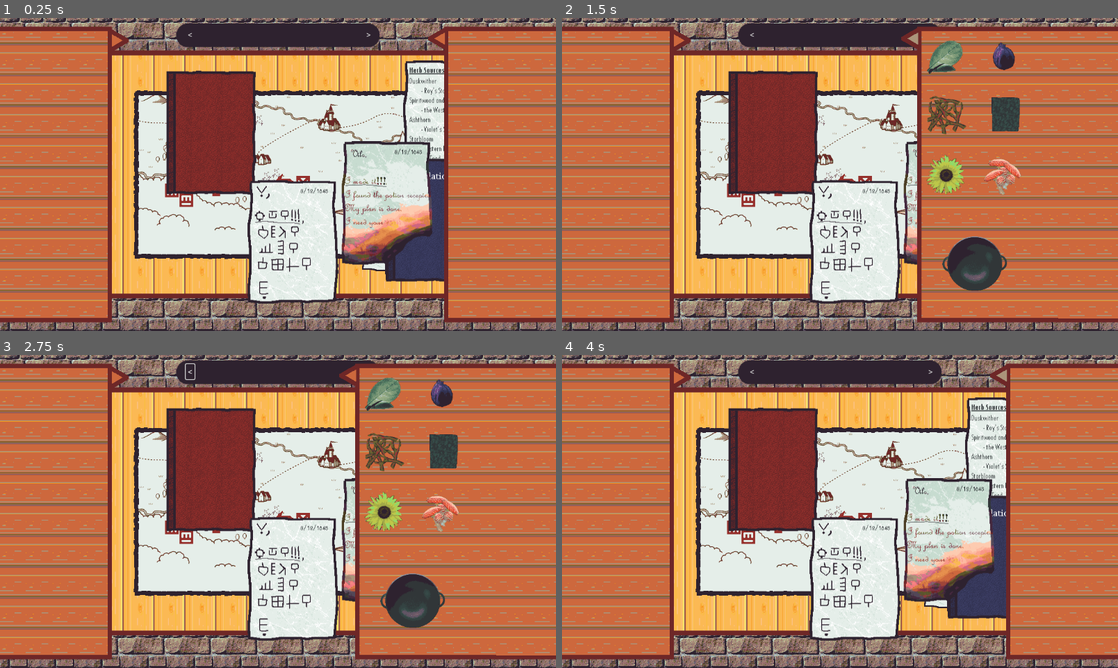
Above: before the commit, frames 1-4 (two rows, left to right).
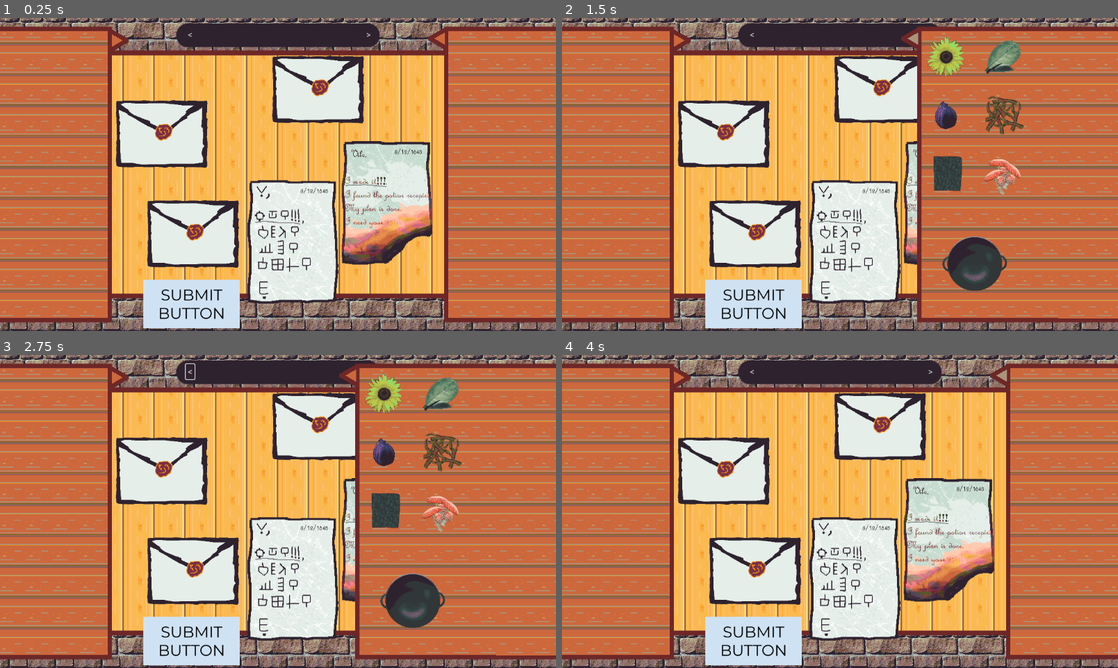
Above: after the commit, the same moments.

Repository: diegofdz333/the-alchemist
Game: Godot game, scene res://scenes/Main.tscn
Same seed, same stepped clock (60 frames per second), same inputs: the game is played once before the commit and once after it.
Inputs (mouse positions are in pixels of both pictures, inside the frame that each line leads up to):
- Up to frame 1 (0.25 s): no input
- Up to frame 2 (1.5 s): click (751, 302) at 0.52 s; click (1001, 39) at 1.27 s
- Up to frame 3 (2.75 s): click "<" at 2 s
- Up to frame 4 (4 s): click ">" at 2.75 s; click (912, 376) at 3.52 s

The runs differ from the first frame. In frame 1, 25% of the frame differs, in the area x 20-80%, y 12-100%; in frame 2, 22%; in frame 3, 22%; in frame 4, 25%.

Commit message:
Add submit button

Diff:
--- a/scenes/Main.tscn
+++ b/scenes/Main.tscn
@@ -1,35 +1,32 @@
-[gd_scene load_steps=32 format=3 uid="uid://de0bxnxrfky8a"]
+[gd_scene load_steps=29 format=3 uid="uid://c6c12xvctpfc2"]
 
 [ext_resource type="Script" path="res://scripts/main.gd" id="1_478tm"]
 [ext_resource type="Script" path="res://scripts/documents_handler.gd" id="1_bl5sq"]
-[ext_resource type="AudioStream" uid="uid://tifoisvalf6e" path="res://assets/music/Botanical Brewery.mp3" id="2_qdvx0"]
 [ext_resource type="Texture2D" uid="uid://ca4vyoeydh6ex" path="res://assets/table.png" id="3_f8pjf"]
 [ext_resource type="Texture2D" uid="uid://ckp7n13l86t17" path="res://assets/documents/unburntLetter.png" id="4_d8ovf"]
 [ext_resource type="Texture2D" uid="uid://bggqqjhi6lura" path="res://assets/bricks.png" id="4_gd8ix"]
 [ext_resource type="Texture2D" uid="uid://cjms1wtsnkkq0" path="res://assets/documents/burntLetter.png" id="5_4eq1o"]
-[ext_resource type="Texture2D" uid="uid://bcrpyddfe1fsw" path="res://assets/plants/ashthorn.png" id="6_0nb7p"]
-[ext_resource type="PackedScene" uid="uid://b5fis15vkrthn" path="res://DocumentMenu.tscn" id="6_lgqyx"]
-[ext_resource type="PackedScene" uid="uid://c2l8r3021bgo0" path="res://scenes/Document.tscn" id="6_sct4c"]
-[ext_resource type="Texture2D" uid="uid://bncrq8qe0wpcu" path="res://assets/documents/book/book-page-0.png" id="7_1wq1i"]
-[ext_resource type="PackedScene" path="res://scenes/Cauldron.tscn" id="7_lg7qs"]
-[ext_resource type="Texture2D" uid="uid://cuxq5d0s5xxe5" path="res://assets/plants/duskwither.png" id="7_ope4d"]
+[ext_resource type="Texture2D" uid="uid://hujnfrc0ntxv" path="res://assets/plants/starbloom.png" id="5_qwc3g"]
+[ext_resource type="Texture2D" uid="uid://bcrpyddfe1fsw" path="res://assets/plants/ashthorn.png" id="6_0fnmv"]
+[ext_resource type="PackedScene" uid="uid://b5fis15vkrthn" path="res://scenes/DocumentMenu.tscn" id="6_lgqyx"]
+[ext_resource type="PackedScene" uid="uid://dml2o4mtpde67" path="res://scenes/Document.tscn" id="6_sct4c"]
+[ext_resource type="Texture2D" path="res://assets/documents/book-page-0.png" id="7_1wq1i"]
+[ext_resource type="PackedScene" uid="uid://b6e5mddcrrd11" path="res://scenes/Cauldron.tscn" id="7_lg7qs"]
+[ext_resource type="Texture2D" uid="uid://cuxq5d0s5xxe5" path="res://assets/plants/duskwither.png" id="7_tvtq5"]
+[ext_resource type="Texture2D" uid="uid://ji4d55cw0bht" path="res://assets/plants/emberroot.png" id="8_6si64"]
 [ext_resource type="Script" path="res://scripts/text_popup.gd" id="8_axhao"]
 [ext_resource type="Texture2D" uid="uid://cdajpqcljhsrr" path="res://assets/textBar.png" id="8_fxjid"]
-[ext_resource type="Texture2D" uid="uid://ji4d55cw0bht" path="res://assets/plants/emberroot.png" id="8_qysd3"]
 [ext_resource type="Script" path="res://scripts/book.gd" id="8_uy8em"]
+[ext_resource type="Texture2D" uid="uid://c4if6jmmbxeda" path="res://assets/plants/spiritwood.png" id="9_jpeod"]
 [ext_resource type="Script" path="res://scripts/book_button.gd" id="9_uv647"]
-[ext_resource type="Texture2D" uid="uid://c4if6jmmbxeda" path="res://assets/plants/spiritwood.png" id="9_ywqqd"]
 [ext_resource type="LabelSettings" uid="uid://dvbui4870kuc" path="res://resources/secret_label_settings.tres" id="10_3cly0"]
-[ext_resource type="Texture2D" uid="uid://b7sijfyusgtg8" path="res://assets/documents/herb-sources.png" id="10_5825u"]
-[ext_resource type="Texture2D" uid="uid://hujnfrc0ntxv" path="res://assets/plants/starbloom.png" id="10_gm714"]
-[ext_resource type="Texture2D" uid="uid://b1xpxyf5vqnbd" path="res://assets/documents/map.png" id="11_553rl"]
-[ext_resource type="Texture2D" uid="uid://ctbpjbhaiqo8r" path="res://assets/plants/walkingtoad.png" id="11_gthcs"]
-[ext_resource type="Texture2D" uid="uid://buxma5mjdp01q" path="res://assets/documents/translations/translations-0.png" id="11_pdu1p"]
-[ext_resource type="Script" path="res://scripts/translation_book.gd" id="12_5014t"]
-[ext_resource type="PackedScene" path="res://scenes/PlantMenu.tscn" id="12_cwajq"]
-[ext_resource type="Texture2D" uid="uid://1tydn0godjno" path="res://assets/documents/note.png" id="12_t862x"]
+[ext_resource type="Texture2D" uid="uid://ctbpjbhaiqo8r" path="res://assets/plants/walkingtoad.png" id="10_g87fe"]
+[ext_resource type="PackedScene" uid="uid://cxfcyyca6olrd" path="res://scenes/PlantMenu.tscn" id="12_cwajq"]
 [ext_resource type="PackedScene" path="res://scenes/Plant.tscn" id="13_m0xuo"]
 [ext_resource type="Script" path="res://scripts/plant_handler.gd" id="16_mql5o"]
+[ext_resource type="Texture2D" uid="uid://c0kt4hkgoxpup" path="res://assets/plants/submit_button.png" id="25_3600f"]
+[ext_resource type="Texture2D" uid="uid://bnihsyae7b7n7" path="res://assets/plants/submit_button_pressed.png" id="26_x7a1b"]
+[ext_resource type="Texture2D" uid="uid://bofam1wm3ml85" path="res://assets/plants/submit_button_hovered.png" id="27_4qboj"]
 
 [sub_resource type="LabelSettings" id="LabelSettings_na3qj"]
 font_size = 22
@@ -39,12 +36,6 @@
 [node name="Main" type="Node2D"]
 script = ExtResource("1_478tm")
 
-[node name="AudioStreamPlayer2D" type="AudioStreamPlayer2D" parent="."]
-position = Vector2(-1, 0)
-stream = ExtResource("2_qdvx0")
-autoplay = true
-parameters/looping = true
-
 [node name="Camera2D" type="Camera2D" parent="."]
 
 [node name="Cauldron" parent="." instance=ExtResource("7_lg7qs")]
@@ -52,47 +43,56 @@
 [node name="Plants" type="Node" parent="."]
 script = ExtResource("16_mql5o")
 
-[node name="Ashthorn" parent="Plants" instance=ExtResource("13_m0xuo")]
+[node name="Plant" parent="Plants" instance=ExtResource("13_m0xuo")]
 position = Vector2(224, -82)
-texture = ExtResource("6_0nb7p")
+texture = ExtResource("5_qwc3g")
 plant_name = "Starbloom"
-small_texture = ExtResource("6_0nb7p")
-
-[node name="Duskwither" parent="Plants" instance=ExtResource("13_m0xuo")]
+small_texture = ExtResource("5_qwc3g")
+
+[node name="Plant2" parent="Plants" instance=ExtResource("13_m0xuo")]
 position = Vector2(466, -44)
-texture = ExtResource("7_ope4d")
+texture = ExtResource("6_0fnmv")
 plant_name = "Ashthorn"
-small_texture = ExtResource("7_ope4d")
-
-[node name="Emberroot" parent="Plants" instance=ExtResource("13_m0xuo")]
+small_texture = ExtResource("6_0fnmv")
+
+[node name="Plant3" parent="Plants" instance=ExtResource("13_m0xuo")]
 position = Vector2(602, -94)
-texture = ExtResource("8_qysd3")
+texture = ExtResource("7_tvtq5")
 plant_name = "Duskwither"
-small_texture = ExtResource("8_qysd3")
-
-[node name="Spiritwood" parent="Plants" instance=ExtResource("13_m0xuo")]
+small_texture = ExtResource("7_tvtq5")
+
+[node name="Plant4" parent="Plants" instance=ExtResource("13_m0xuo")]
 position = Vector2(614, 48)
-texture = ExtResource("9_ywqqd")
+texture = ExtResource("8_6si64")
 plant_name = "Emberroot"
-small_texture = ExtResource("9_ywqqd")
-
-[node name="Starbloom" parent="Plants" instance=ExtResource("13_m0xuo")]
+small_texture = ExtResource("8_6si64")
+
+[node name="Plant5" parent="Plants" instance=ExtResource("13_m0xuo")]
 position = Vector2(360, 142)
-texture = ExtResource("10_gm714")
+texture = ExtResource("9_jpeod")
 plant_name = "Spiritwood"
-small_texture = ExtResource("10_gm714")
-
-[node name="Walking Toad" parent="Plants" instance=ExtResource("13_m0xuo")]
+small_texture = ExtResource("9_jpeod")
+
+[node name="Plant6" parent="Plants" instance=ExtResource("13_m0xuo")]
 position = Vector2(213, 275)
-texture = ExtResource("11_gthcs")
+texture = ExtResource("10_g87fe")
 plant_name = "Walking Toad"
-small_texture = ExtResource("11_gthcs")
+small_texture = ExtResource("10_g87fe")
 
 [node name="PlantMenu" parent="." instance=ExtResource("12_cwajq")]
 position = Vector2(534, 24)
 
 [node name="Documents" type="Node" parent="."]
 script = ExtResource("1_bl5sq")
+
+[node name="Dummy-letter4" parent="Documents" instance=ExtResource("6_sct4c")]
+position = Vector2(83, -176)
+
+[node name="Dummy-letter3" parent="Documents" instance=ExtResource("6_sct4c")]
+position = Vector2(-241, -84)
+
+[node name="Dummy-letter2" parent="Documents" instance=ExtResource("6_sct4c")]
+position = Vector2(-176, 123)
 
 [node name="Unburnt Letter" parent="Documents" instance=ExtResource("6_sct4c")]
 position = Vector2(31, 141)
@@ -122,7 +122,7 @@
 scale = Vector2(1, 1)
 texture = ExtResource("7_1wq1i")
 script = ExtResource("8_uy8em")
-pages = Array[String](["res://assets/documents/book/book-page-0.png", "res://assets/documents/book/book-page-1.png", "res://assets/documents/book/book-page-2.png", "res://assets/documents/book/book-page-4.png"])
+pages = Array[String]([])
 text = "@Page
 E
 @Page
@@ -140,7 +140,6 @@
 d
 "
 isEnglish = false
-small_texture = ExtResource("7_1wq1i")
 
 [node name="LeftButton" type="Button" parent="Documents/Book"]
 anchors_preset = 4
@@ -168,109 +167,6 @@
 grow_vertical = 2
 text = ">"
 script = ExtResource("9_uv647")
-
-[node name="TranslationsBook" parent="Documents" instance=ExtResource("6_sct4c")]
-z_index = 1
-position = Vector2(316, 95)
-scale = Vector2(1, 1)
-texture = ExtResource("11_pdu1p")
-script = ExtResource("12_5014t")
-pages = Array[String](["res://assets/documents/translations/translations-0.png", "res://assets/documents/translations/translations-1.png", "res://assets/documents/translations/translations-2.png", "res://assets/documents/translations/translations-3.png", "res://assets/documents/translations/translations-4.png"])
-text = "@Page
-@Page
-@Page
-@Page
-@Page"
-small_texture = ExtResource("11_pdu1p")
-
-[node name="LeftButton" type="Button" parent="Documents/TranslationsBook"]
-anchors_preset = 4
-anchor_top = 0.5
-anchor_bottom = 0.5
-offset_left = -94.0
-offset_top = -228.5
-offset_right = -69.0
-offset_bottom = -28.5
-grow_vertical = 2
-text = "<"
-script = ExtResource("9_uv647")
-
-[node name="RightButton" type="Button" parent="Documents/TranslationsBook"]
-anchors_preset = 6
-anchor_left = 1.0
-anchor_top = 0.5
-anchor_right = 1.0
-anchor_bottom = 0.5
-offset_left = -119.0
-offset_top = -228.5
-offset_right = -94.0
-offset_bottom = -28.5
-grow_horizontal = 0
-grow_vertical = 2
-text = ">"
-script = ExtResource("9_uv647")
-
-[node name="Line0" type="LineEdit" parent="Documents/TranslationsBook"]
-offset_left = -41.0
-offset_top = -104.665
-offset_right = 59.0
-offset_bottom = -73.665
-script = ExtResource("9_uv647")
-
-[node name="Line1" type="LineEdit" parent="Documents/TranslationsBook"]
-offset_left = -41.0
-offset_top = -70.165
-offset_right = 59.0
-offset_bottom = -39.165
-script = ExtResource("9_uv647")
-
-[node name="Line2" type="LineEdit" parent="Documents/TranslationsBook"]
-offset_left = -41.0
-offset_top = -38.565
-offset_right = 59.0
-offset_bottom = -7.565
-script = ExtResource("9_uv647")
-
-[node name="Line3" type="LineEdit" parent="Documents/TranslationsBook"]
-offset_left = -41.0
-offset_top = -6.605
-offset_right = 59.0
-offset_bottom = 24.395
-script = ExtResource("9_uv647")
-
-[node name="Line4" type="LineEdit" parent="Documents/TranslationsBook"]
-offset_left = -41.0
-offset_top = 27.705
-offset_right = 59.0
-offset_bottom = 58.705
-script = ExtResource("9_uv647")
-
-[node name="Line5" type="LineEdit" parent="Documents/TranslationsBook"]
-offset_left = -41.0
-offset_top = 65.42
-offset_right = 59.0
-offset_bottom = 96.42
-script = ExtResource("9_uv647")
-
-[node name="Herb Sources" parent="Documents" instance=ExtResource("6_sct4c")]
-position = Vector2(353, -107)
-scale = Vector2(1, 1)
-texture = ExtResource("10_5825u")
-
-[node name="Map" parent="Documents" instance=ExtResource("6_sct4c")]
-scale = Vector2(1, 1)
-texture = ExtResource("11_553rl")
-text = "e
-h
-g"
-small_texture = ExtResource("11_553rl")
-
-[node name="Note" parent="Documents" instance=ExtResource("6_sct4c")]
-position = Vector2(271, 141)
-scale = Vector2(1, 1)
-texture = ExtResource("12_t862x")
-text = "QG,PA"
-small_texture = ExtResource("12_t862x")
 
 [node name="DocumentMenu" parent="." instance=ExtResource("6_lgqyx")]
 z_index = 40
@@ -340,6 +236,15 @@
 offset_bottom = 14.0
 text = ">"
 flat = true
+
+[node name="SubmitButton" type="TextureButton" parent="."]
+offset_left = -279.0
+offset_top = 218.0
+offset_right = -79.0
+offset_bottom = 318.0
+texture_normal = ExtResource("25_3600f")
+texture_pressed = ExtResource("26_x7a1b")
+texture_hover = ExtResource("27_4qboj")
 
 [connection signal="cauldron_dropped" from="Plants" to="PlantMenu" method="_on_cauldron_dropped"]
 [connection signal="cauldron_dropped" from="Plants" to="Documents" method="_on_cauldron_dropped"]
@@ -354,16 +259,8 @@
 [connection signal="page_changed" from="Documents/Book" to="Documents" method="_on_book_page_changed"]
 [connection signal="button_down" from="Documents/Book/LeftButton" to="Documents/Book" method="_on_left_button_button_down"]
 [connection signal="button_down" from="Documents/Book/RightButton" to="Documents/Book" method="_on_right_button_button_down"]
-[connection signal="page_changed" from="Documents/TranslationsBook" to="Documents" method="_on_book_page_changed"]
-[connection signal="button_down" from="Documents/TranslationsBook/LeftButton" to="Documents/TranslationsBook" method="_on_left_button_button_down"]
-[connection signal="button_down" from="Documents/TranslationsBook/RightButton" to="Documents/TranslationsBook" method="_on_right_button_button_down"]
-[connection signal="text_changed" from="Documents/TranslationsBook/Line0" to="Documents/TranslationsBook" method="_on_line_0_text_changed"]
-[connection signal="text_changed" from="Documents/TranslationsBook/Line1" to="Documents/TranslationsBook" method="_on_line_1_text_changed"]
-[connection signal="text_changed" from="Documents/TranslationsBook/Line2" to="Documents/TranslationsBook" method="_on_line_2_text_changed"]
-[connection signal="text_changed" from="Documents/TranslationsBook/Line3" to="Documents/TranslationsBook" method="_on_line_3_text_changed"]
-[connection signal="text_changed" from="Documents/TranslationsBook/Line4" to="Documents/TranslationsBook" method="_on_line_4_text_changed"]
-[connection signal="text_changed" from="Documents/TranslationsBook/Line5" to="Documents/TranslationsBook" method="_on_line_5_text_changed"]
 [connection signal="button_down" from="TestBar/LeftText" to="TestBar/EnglishLabel" method="_on_left_text_button_down"]
 [connection signal="button_down" from="TestBar/LeftText" to="TestBar/SecretLabel" method="_on_left_text_button_down"]
 [connection signal="button_down" from="TestBar/RightText" to="TestBar/EnglishLabel" method="_on_right_text_button_down"]
 [connection signal="button_down" from="TestBar/RightText" to="TestBar/SecretLabel" method="_on_right_text_button_down"]
+[connection signal="pressed" from="SubmitButton" to="." method="_on_submit_button_pressed"]
--- a/scenes/Plant.tscn
+++ b/scenes/Plant.tscn
@@ -1,6 +1,11 @@
-[gd_scene load_steps=2 format=3 uid="uid://j4jm2m31m2mo"]
+[gd_scene load_steps=2 format=3 uid="uid://djxpfrsbnn7x7"]
 
 [ext_resource type="Script" path="res://scripts/plant.gd" id="1_n5hml"]
 
 [node name="Plant" type="Sprite2D"]
 script = ExtResource("1_n5hml")
+plant_name = null
+
+[node name="Label" type="Label" parent="."]
+offset_right = 40.0
+offset_bottom = 23.0
--- a/scripts/main.gd
+++ b/scripts/main.gd
@@ -1,4 +1,10 @@
 extends Node2D
+
+const winning_plants: Dictionary = {
+	"Starbloom": null,
+	"Ashthorn": null,
+	"Walking Toad": null,
+}
 
 # Called when the node enters the scene tree for the first time.
 func _ready():
@@ -10,5 +16,13 @@
 	pass
 
 
-func _on_plant_menu_submit(plants):
+func _on_submit_button_pressed():
+	var plants = $Cauldron.plants
+	var names = {}
+	for p in plants:
+		names[p.plant_name] = null
+	if names == winning_plants:
+		print("win!")
+	else:
+		print("try again!")
 	pass # Replace with function body.
Not shown: 1 places in scenes/Document.tscn that only renumber resources
